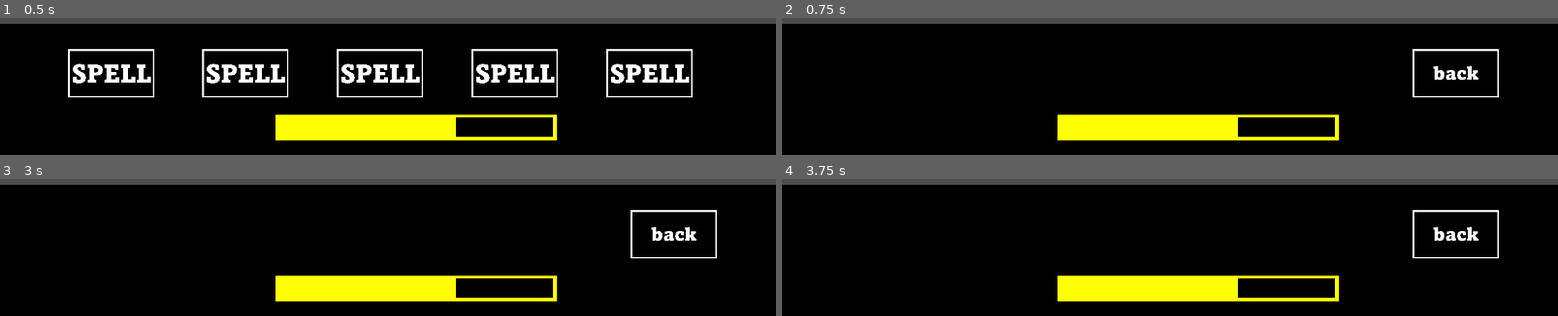
Above: before the commit, frames 1-4 (two rows, left to right).
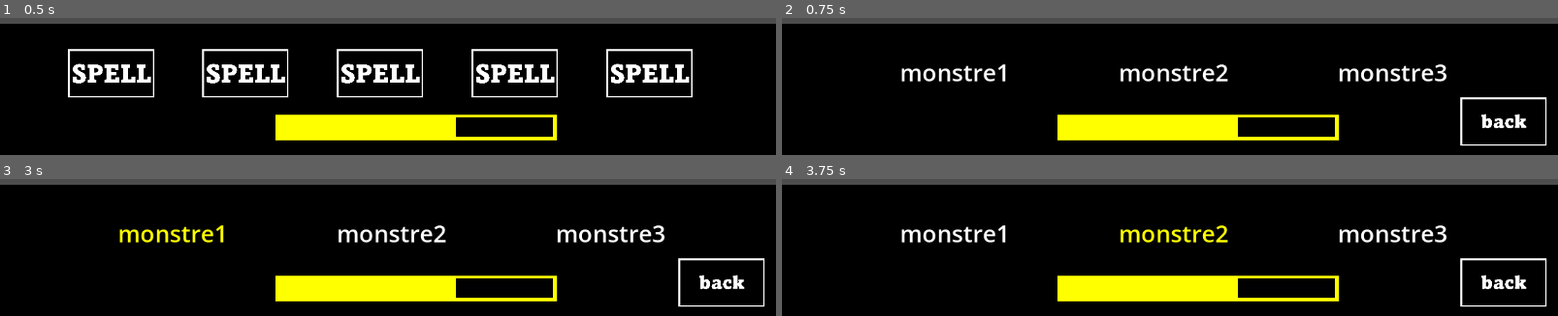
Above: after the commit, the same moments.

Repository: JasonJ13/CircusSunMoon
Game: Godot game, scene res://Scene/Player/Player.tscn
The game is run twice, just before and just after one commit, with the same random seed, the same clock (stepped at 60 frames per second) and the same inputs. This scene is started directly instead of the project's main scene.
Inputs (mouse positions are in pixels of both pictures, inside the frame that each line leads up to; where the layout moved, square brackets give the same spot in the first picture):
- Up to frame 1 (0.5 s): no input
- Up to frame 2 (0.75 s): click (1433, 74) at 0.5 s
- Up to frame 3 (3 s): click (721, 283) [675, 235] at 1.25 s; click (512, 235) at 2 s; click (162, 232) at 2.77 s
- Up to frame 4 (3.75 s): click (1170, 232) at 3.52 s

Frame 1 is identical in both runs. In frame 2, 4.1% of the frame differs, in the area x 15-99%, y 22-94%; in frame 3, 4.1%; in frame 4, 4.1%.

Commit message:
interface player

Diff:
--- a/Scene/Player/PlayerInterface.tscn
+++ b/Scene/Player/PlayerInterface.tscn
@@ -5,6 +5,9 @@
 [ext_resource type="Texture2D" uid="uid://dh4pp8af48s18" path="res://Asset/other/bouton spell.png" id="3_6iv84"]
 [ext_resource type="Texture2D" uid="uid://bvdf08viximpv" path="res://Asset/other/back.png" id="4_44f6b"]
 [ext_resource type="Texture2D" uid="uid://cdguerduveyhm" path="res://Asset/other/jaune.png" id="5_b7kor"]
+
+[sub_resource type="LabelSettings" id="LabelSettings_b7kor"]
+font_size = 35
 
 [node name="PlayerInterface" type="Control" unique_id=93433149]
 layout_mode = 3
@@ -19,6 +22,7 @@
 texture = ExtResource("2_ihut5")
 
 [node name="Spell1" type="Button" parent="." unique_id=1681172384]
+visible = false
 layout_mode = 0
 offset_left = 900.0
 offset_top = 490.0
@@ -28,6 +32,7 @@
 icon = ExtResource("3_6iv84")
 
 [node name="Spell2" type="Button" parent="." unique_id=1023289354]
+visible = false
 layout_mode = 0
 offset_left = 700.0
 offset_top = 490.0
@@ -37,6 +42,7 @@
 icon = ExtResource("3_6iv84")
 
 [node name="Spell3" type="Button" parent="." unique_id=1095905764]
+visible = false
 layout_mode = 0
 offset_left = 500.0
 offset_top = 490.0
@@ -46,6 +52,7 @@
 icon = ExtResource("3_6iv84")
 
 [node name="Spell4" type="Button" parent="." unique_id=1254825276]
+visible = false
 layout_mode = 0
 offset_left = 300.0
 offset_top = 490.0
@@ -55,6 +62,7 @@
 icon = ExtResource("3_6iv84")
 
 [node name="Spell5" type="Button" parent="." unique_id=1714304370]
+visible = false
 layout_mode = 0
 offset_left = 101.0
 offset_top = 490.0
@@ -65,10 +73,10 @@
 
 [node name="Back" type="Button" parent="." unique_id=750753261]
 layout_mode = 0
-offset_left = 936.0
-offset_top = 490.0
-offset_right = 2224.0
-offset_bottom = 1218.0
+offset_left = 1007.0
+offset_top = 562.0
+offset_right = 2295.0
+offset_bottom = 1290.0
 scale = Vector2(0.1, 0.1)
 icon = ExtResource("4_44f6b")
 
@@ -89,6 +97,66 @@
 texture_under = ExtResource("2_ihut5")
 texture_progress = ExtResource("5_b7kor")
 
+[node name="NomMonstre1" type="Label" parent="." unique_id=323602651]
+layout_mode = 1
+anchors_preset = -1
+anchor_right = 4.636
+anchor_bottom = 4.565
+offset_left = 175.0
+offset_top = 500.0
+offset_right = 229.56
+offset_bottom = 448.4
+text = "test32"
+label_settings = SubResource("LabelSettings_b7kor")
+
+[node name="NomMonstre2" type="Label" parent="." unique_id=1826924233]
+layout_mode = 1
+anchors_preset = -1
+anchor_right = 4.636
+anchor_bottom = 4.565
+offset_left = 500.0
+offset_top = 500.0
+offset_right = 554.56
+offset_bottom = 448.4
+text = "test32"
+label_settings = SubResource("LabelSettings_b7kor")
+
+[node name="NomMonstre3" type="Label" parent="." unique_id=1473139784]
+layout_mode = 1
+anchors_preset = -1
+anchor_right = 4.636
+anchor_bottom = 4.565
+offset_left = 825.0
+offset_top = 500.0
+offset_right = 879.56
+offset_bottom = 448.4
+text = "test32"
+label_settings = SubResource("LabelSettings_b7kor")
+
+[node name="boutonNomMonstre1" type="Button" parent="." unique_id=751293591]
+layout_mode = 0
+offset_left = 136.0
+offset_top = 480.0
+offset_right = 357.0
+offset_bottom = 567.0
+flat = true
+
+[node name="boutonNomMonstre2" type="Button" parent="." unique_id=751734140]
+layout_mode = 0
+offset_left = 462.0
+offset_top = 479.0
+offset_right = 679.0
+offset_bottom = 566.0
+flat = true
+
+[node name="boutonNomMonstre3" type="Button" parent="." unique_id=1913049799]
+layout_mode = 0
+offset_left = 797.0
+offset_top = 479.0
+offset_right = 1018.0
+offset_bottom = 566.0
+flat = true
+
 [connection signal="mouse_entered" from="Spell1" to="." method="_on_spell_1_mouse_entered"]
 [connection signal="mouse_exited" from="Spell1" to="." method="_on_spell_1_mouse_exited"]
 [connection signal="pressed" from="Spell1" to="." method="_on_spell_1_pressed"]
@@ -107,3 +175,13 @@
 [connection signal="mouse_entered" from="Back" to="." method="_on_back_mouse_entered"]
 [connection signal="mouse_exited" from="Back" to="." method="_on_back_mouse_exited"]
 [connection signal="pressed" from="Back" to="." method="_on_back_pressed"]
+[connection signal="mouse_entered" from="NomMonstre1" to="." method="_on_nom_monstre_1_mouse_entered"]
+[connection signal="mouse_entered" from="boutonNomMonstre1" to="." method="_on_bouton_nom_monstre_1_mouse_entered"]
+[connection signal="mouse_exited" from="boutonNomMonstre1" to="." method="_on_bouton_nom_monstre_1_mouse_exited"]
+[connection signal="pressed" from="boutonNomMonstre1" to="." method="_on_bouton_nom_monstre_1_pressed"]
+[connection signal="mouse_entered" from="boutonNomMonstre2" to="." method="_on_bouton_nom_monstre_2_mouse_entered"]
+[connection signal="mouse_exited" from="boutonNomMonstre2" to="." method="_on_bouton_nom_monstre_2_mouse_exited"]
+[connection signal="pressed" from="boutonNomMonstre2" to="." method="_on_bouton_nom_monstre_2_pressed"]
+[connection signal="mouse_entered" from="boutonNomMonstre3" to="." method="_on_bouton_nom_monstre_3_mouse_entered"]
+[connection signal="mouse_exited" from="boutonNomMonstre3" to="." method="_on_bouton_nom_monstre_3_mouse_exited"]
+[connection signal="pressed" from="boutonNomMonstre3" to="." method="_on_bouton_nom_monstre_3_pressed"]
--- a/Script/Player/PlayerInterface.gd
+++ b/Script/Player/PlayerInterface.gd
@@ -7,6 +7,12 @@
 @onready var Spell5 = $Spell5
 @onready var Back = $Back
 @onready var HP_player = $HP_player
+@onready var NomMonstre1 = $NomMonstre1
+@onready var NomMonstre2 = $NomMonstre2
+@onready var NomMonstre3 = $NomMonstre3
+@onready var ButtonNomMonster = $boutonNomMonstre1
+@onready var ButtonNomMonster2 = $boutonNomMonstre2
+@onready var ButtonNomMonster3 = $boutonNomMonstre3
 
 
 var spell1 : Texture2D = preload("res://Asset/other/bouton spell.png")
@@ -26,7 +32,20 @@
 var ennemies: Array[Monster]
 var spells : Array[Action]
 
+var nom_ennemies : Array[String]
+var HP_ennemies : Array[int]
+
+
 func _ready() -> void:
+	NomMonstre1.text = "monstre1"
+	NomMonstre2.text = "monstre2"
+	NomMonstre3.text = "monstre3"
+	NomMonstre1.hide()
+	NomMonstre2.hide()
+	NomMonstre3.hide()
+	ButtonNomMonster.hide()
+	ButtonNomMonster2.hide()
+	ButtonNomMonster3.hide()
 	Spell1.show()
 	Spell2.show()
 	Spell3.show()
@@ -36,6 +55,11 @@
 
 func start(hp_player,ennemies,spells) -> void:
 	HP_player.value = hp_player
+	ennemies = ennemies
+	spells = spells
+	for i in range(ennemies.length):
+		nom_ennemies[i] = ennemies.nom
+		HP_ennemies[i] = ennemies.hp
 
 
 
@@ -70,6 +94,12 @@
 	Spell3.hide()
 	Spell4.hide()
 	Spell5.hide()
+	NomMonstre1.show()
+	NomMonstre2.show()
+	NomMonstre3.show()
+	ButtonNomMonster.show()
+	ButtonNomMonster2.show()
+	ButtonNomMonster3.show()
 	Back.show()
 func _on_spell_2_pressed() -> void:
 	Spell1.hide()
@@ -77,6 +107,12 @@
 	Spell3.hide()
 	Spell4.hide()
 	Spell5.hide()
+	NomMonstre1.show()
+	NomMonstre2.show()
+	NomMonstre3.show()
+	ButtonNomMonster.show()
+	ButtonNomMonster2.show()
+	ButtonNomMonster3.show()
 	Back.show()
 func _on_spell_3_pressed() -> void:
 	Spell1.hide()
@@ -84,6 +120,12 @@
 	Spell3.hide()
 	Spell4.hide()
 	Spell5.hide()
+	NomMonstre1.show()
+	NomMonstre2.show()
+	NomMonstre3.show()
+	ButtonNomMonster.show()
+	ButtonNomMonster2.show()
+	ButtonNomMonster3.show()
 	Back.show()
 func _on_spell_4_pressed() -> void:
 	Spell1.hide()
@@ -91,6 +133,12 @@
 	Spell3.hide()
 	Spell4.hide()
 	Spell5.hide()
+	NomMonstre1.show()
+	NomMonstre2.show()
+	NomMonstre3.show()
+	ButtonNomMonster.show()
+	ButtonNomMonster2.show()
+	ButtonNomMonster3.show()
 	Back.show()
 func _on_spell_5_pressed() -> void:
 	Spell1.hide()
@@ -98,6 +146,12 @@
 	Spell3.hide()
 	Spell4.hide()
 	Spell5.hide()
+	NomMonstre1.show()
+	NomMonstre2.show()
+	NomMonstre3.show()
+	ButtonNomMonster.show()
+	ButtonNomMonster2.show()
+	ButtonNomMonster3.show()
 	Back.show()
 func _on_back_pressed() -> void:
 	Spell1.show()
@@ -105,4 +159,30 @@
 	Spell3.show()
 	Spell4.show()
 	Spell5.show()
+	NomMonstre1.hide()
+	NomMonstre2.hide()
+	NomMonstre3.hide()
+	ButtonNomMonster.hide()
+	ButtonNomMonster2.hide()
+	ButtonNomMonster3.hide()
 	Back.hide()
+
+func _on_bouton_nom_monstre_1_mouse_entered() -> void:
+	NomMonstre1.modulate = Color.YELLOW
+func _on_bouton_nom_monstre_1_mouse_exited() -> void:
+	NomMonstre1.modulate = Color.WHITE
+func _on_bouton_nom_monstre_2_mouse_entered() -> void:
+	NomMonstre2.modulate = Color.YELLOW
+func _on_bouton_nom_monstre_2_mouse_exited() -> void:
+	NomMonstre2.modulate = Color.WHITE
+func _on_bouton_nom_monstre_3_mouse_entered() -> void:
+	NomMonstre3.modulate = Color.YELLOW
+func _on_bouton_nom_monstre_3_mouse_exited() -> void:
+	NomMonstre3.modulate = Color.WHITE
+
+func _on_bouton_nom_monstre_1_pressed() -> void:
+	pass # Replace with function body.
+func _on_bouton_nom_monstre_2_pressed() -> void:
+	pass # Replace with function body.
+func _on_bouton_nom_monstre_3_pressed() -> void:
+	pass # Replace with function body.
